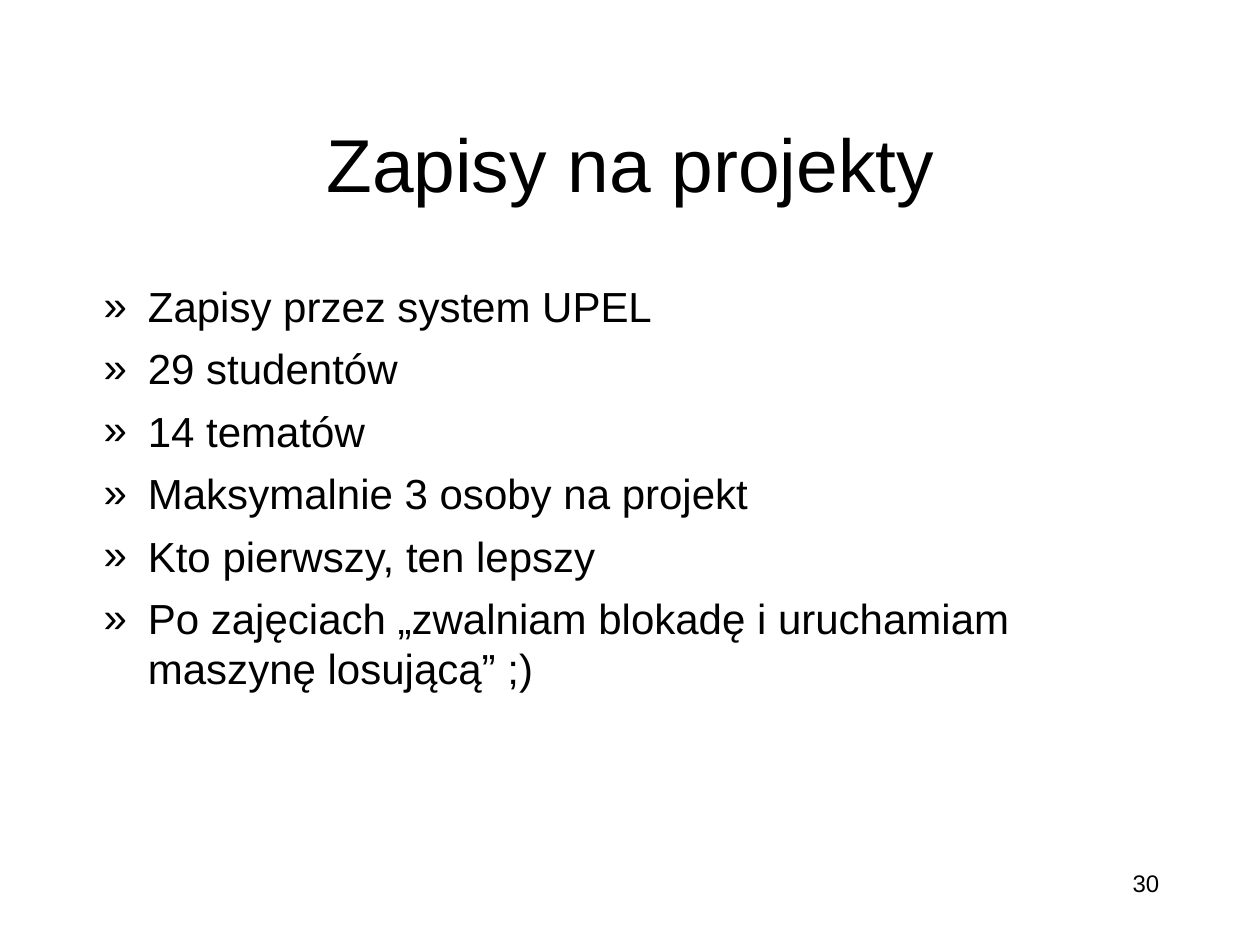
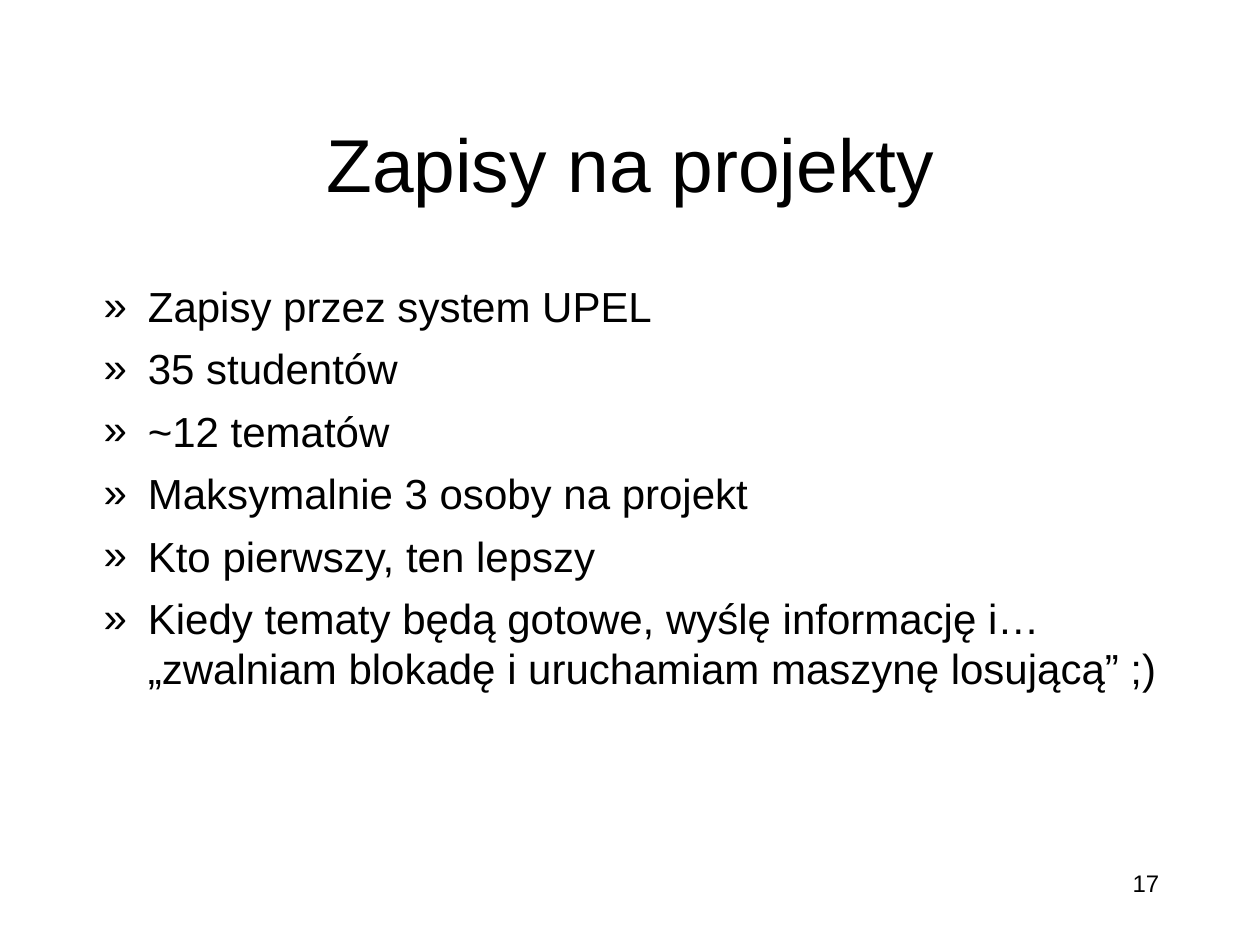
Before and after one commit to miklesz/Courses, a slide deck: slide 17 of Kierunki Rozwoju Telekomunikacji/Wprowadzenie do przedmiotu „Kierunki Rozwoju Telekomunikacji”.pptx (slide 30 before the commit). Drawn at 1260x945 pixels with LibreOffice and Linux fonts; fonts in the diff are those of the drawing; background and template pictures are left out. Boxes give left, top, right and bottom in pixels: in the first picture for what was removed or moved away, otherwise in the second. Text is boxed around its words. In the diff, an @@ line names an element or a change of style, - is before the commit and + after.

```diff
--- a/Kierunki Rozwoju Telekomunikacji/Wprowadzenie do przedmiotu „Kierunki Rozwoju Telekomunikacji”.pptx
+++ b/Kierunki Rozwoju Telekomunikacji/Wprowadzenie do przedmiotu „Kierunki Rozwoju Telekomunikacji”.pptx
@@ text at bbox=[148, 353, 397, 448]: text changed @@
-» 29 studentów
-» 14 tematów
+» 35 studentów
+» ~12 tematów
@@ text at bbox=[148, 603, 1119, 693]: text changed @@
-» Po zajęciach „zwalniam blokadę i uruchamiam maszynę losującą” ;)
+» Kiedy tematy będą gotowe, wyślę informację i…
+  „zwalniam blokadę i uruchamiam maszynę losującą” ;)
@@ page number at bbox=[1133, 875, 1160, 892]: text changed @@
-30
+17
```
Also in this commit, not shown: 16 other slides changed, 1 slide added.
